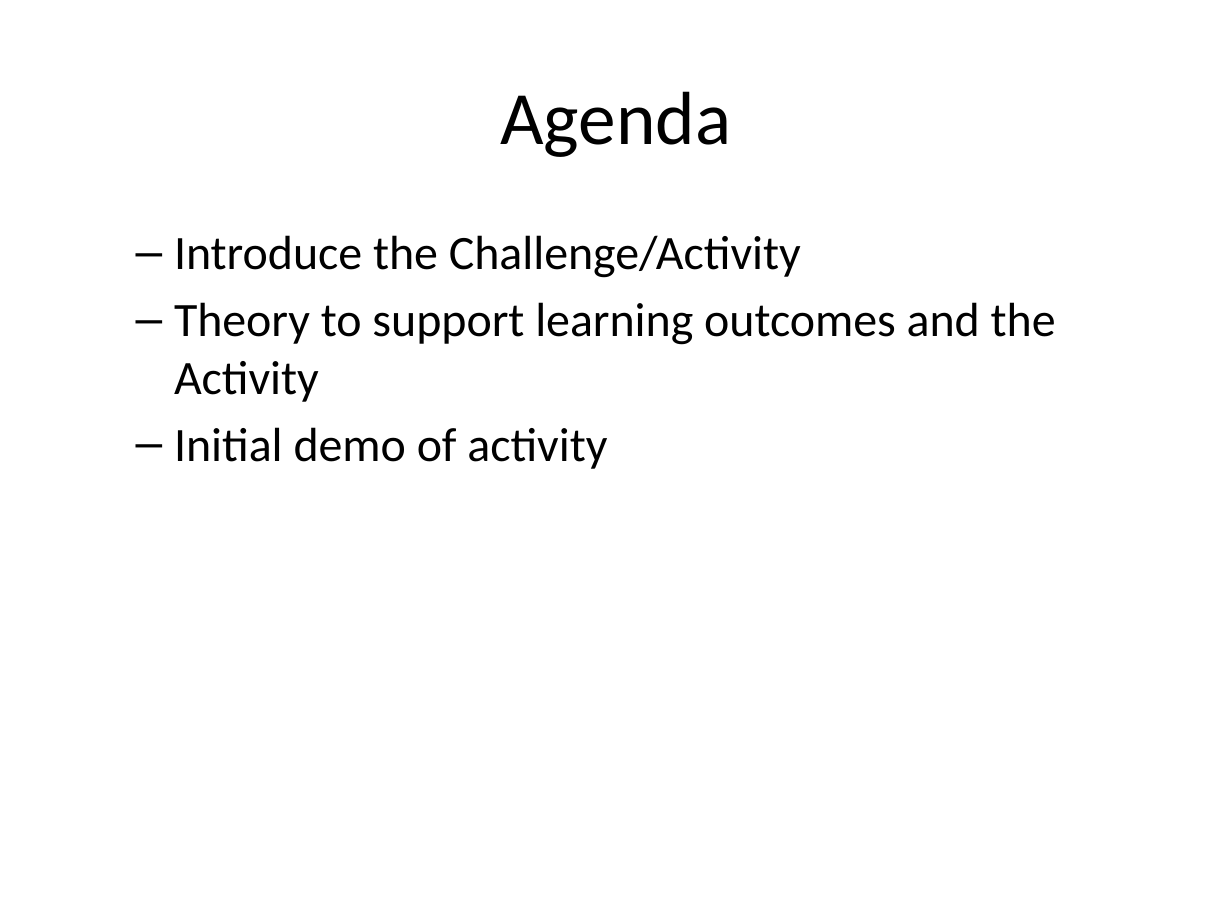
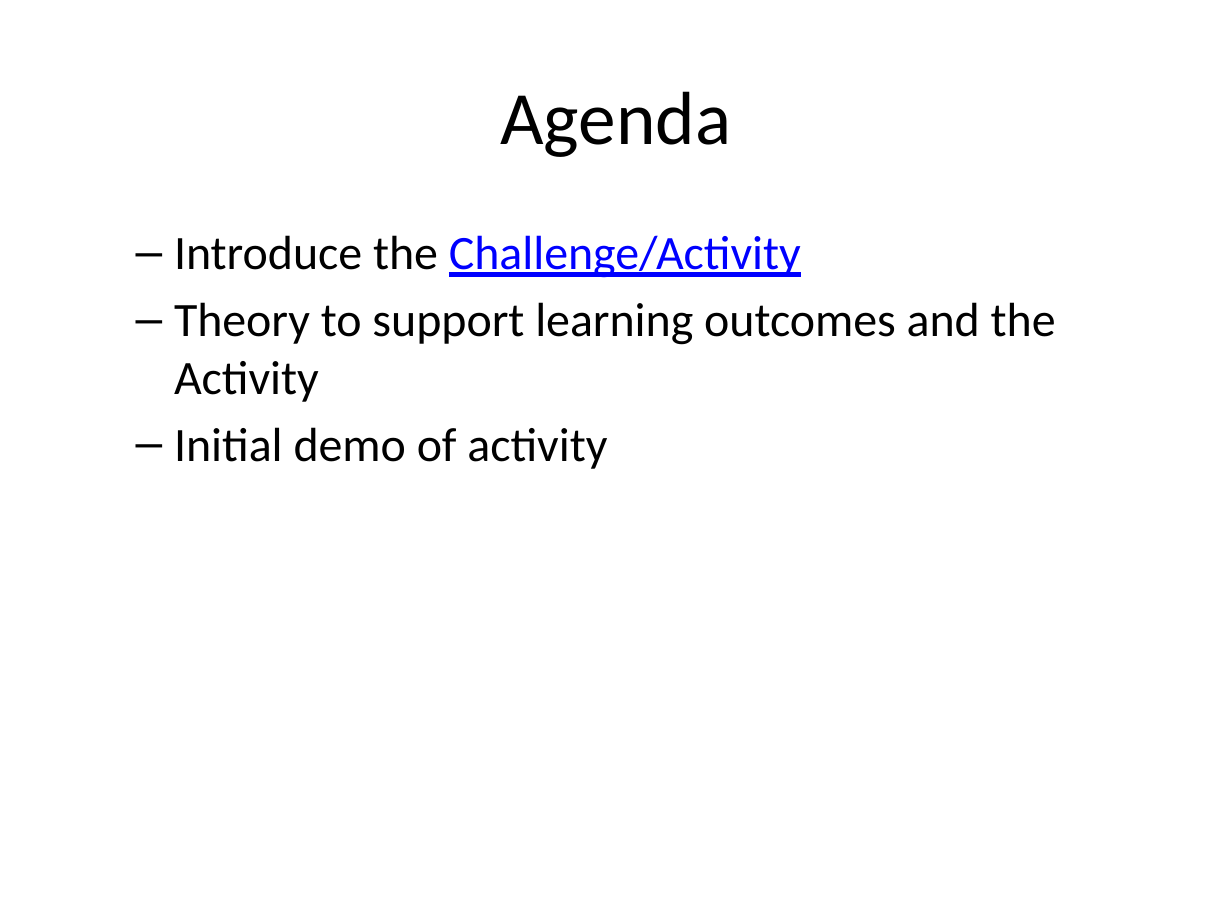
Before and after one commit to rhildred/INFO8985, a slide deck: slide 2 of microfrontend_log_appender/slides.pptx. Drawn at 1232x924 pixels with LibreOffice and Linux fonts; fonts in the diff are those of the drawing. Boxes give left, top, right and bottom in pixels: in the first picture for what was removed or moved away, otherwise in the second. Text is boxed around its words. In the diff, an @@ line names an element or a change of style, - is before the commit and + after.

```diff
--- a/microfrontend_log_appender/slides.pptx
+++ b/microfrontend_log_appender/slides.pptx
@@ text at <box>174,235,801,278</box>: text colour #000000 to #0000FF, underline on in "Challenge/Activity" @@
```
Also in this commit, not shown: 4 slides added, 1 slide removed, 11 other files.
